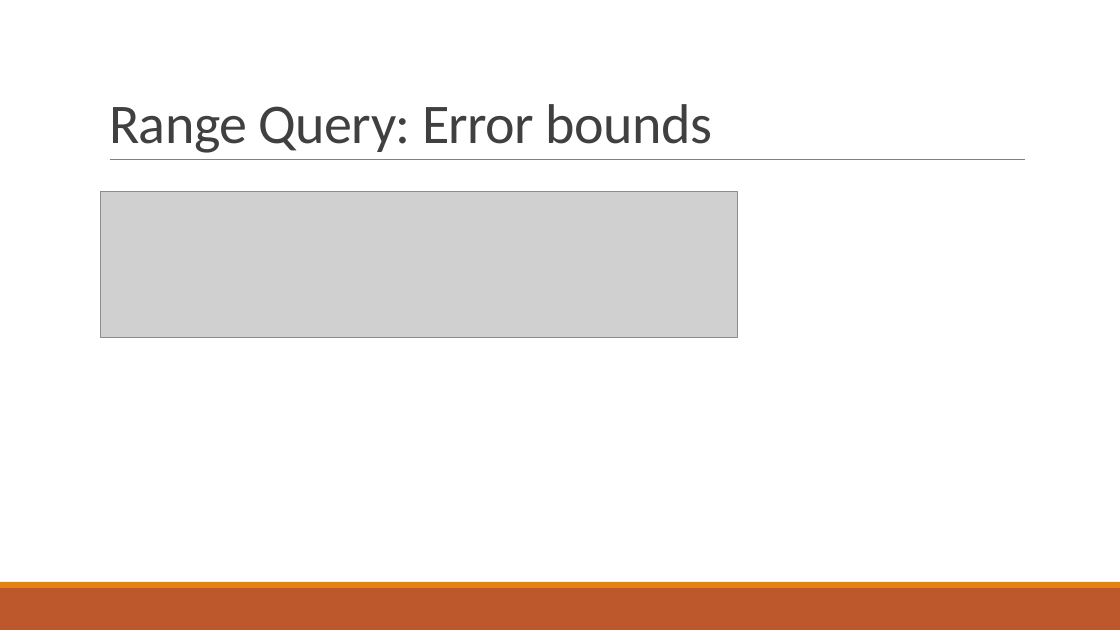
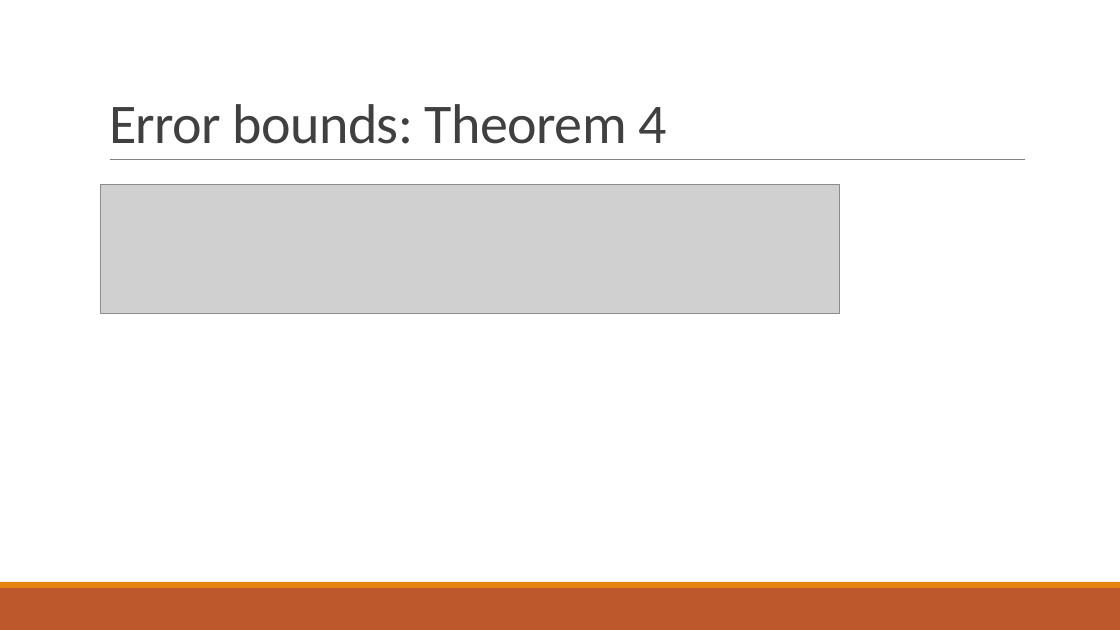
Before and after one commit to ewagner46/count_min_sketch_technical_summary, a slide deck: slide 45 of count_min_sketch_talk_EW.pptx (slide 32 before the commit). Drawn at 1120x630 pixels with LibreOffice and Linux fonts; fonts in the diff are those of the drawing; grey boxes stand for pictures. Boxes give left, top, right and bottom in pixels: in the first picture for what was removed or moved away, otherwise in the second. Text is boxed around its words. In the diff, an @@ line names an element or a change of style, - is before the commit and + after.

Commit message:
range query tex revisions. added ravi and matts slides

```diff
--- a/count_min_sketch_talk_EW.pptx
+++ b/count_min_sketch_talk_EW.pptx
@@ title at bbox=[109, 104, 666, 144]: text changed @@
-Range Query: Error bounds
+Error bounds: Theorem 4
@@ picture: place and size @@
-picture at bbox=[101, 192, 738, 338]
+picture at bbox=[101, 185, 840, 313]
```
Also in this commit, not shown: 5 other slides changed, 13 slides added, 1 other file.
